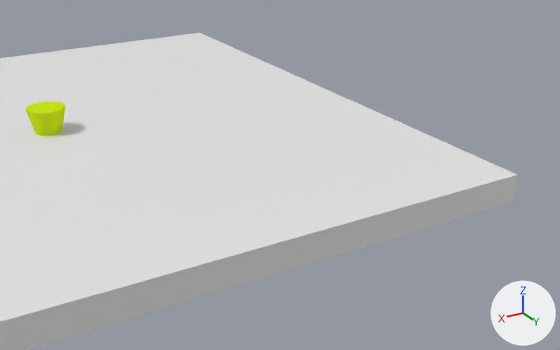
A saved change to the Blender file MultiMachine/MM_Sample_01.blend.
Camera for both pictures: a 50 mm camera at (1.4, 5.84, 2.19) aimed at (-1.25, 1.44, -0.02). The axes (+X, +Y, +Z) are drawn at lower right. The lights are the same throughout.

The first picture shows 'cone_tool', 'target'.
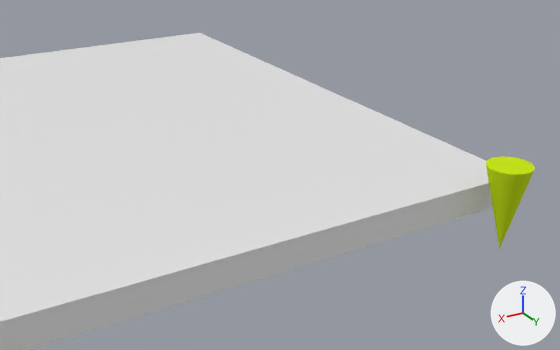
The change, as a diff of the scene's bpy script:
```diff
--- a/MultiMachine/MM_Sample_01.blend.py
+++ b/MultiMachine/MM_Sample_01.blend.py
@@ ob_cone_tool @@
 ob_cone_tool = bpy.data.objects.new('cone_tool', me_cone)
-ob_cone_tool.location = (0.0, 0.0, 0.0)
+ob_cone_tool.location = (-2.199, 2.688, 0.0)
```

Pixel boxes (x1, y1, x2, y2) of what changed, in the pictures (560 x 350 px):
'cone_tool', moved: before (26, 101, 66, 136); after (486, 157, 535, 249)
